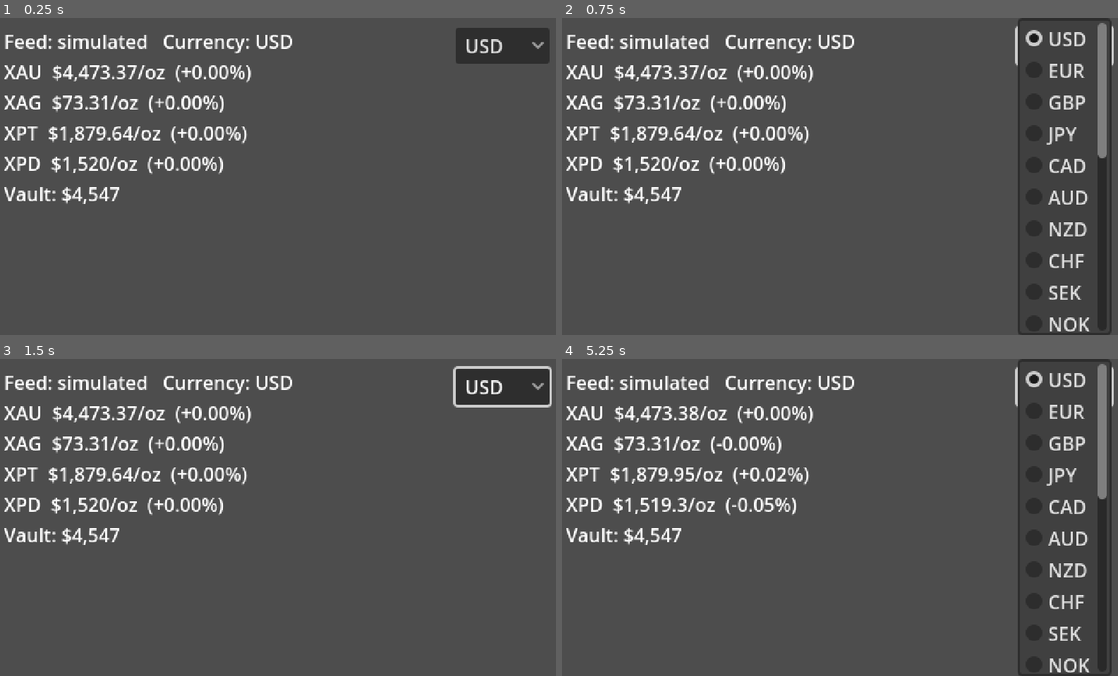
Above: before the commit, frames 1-4 (two rows, left to right).
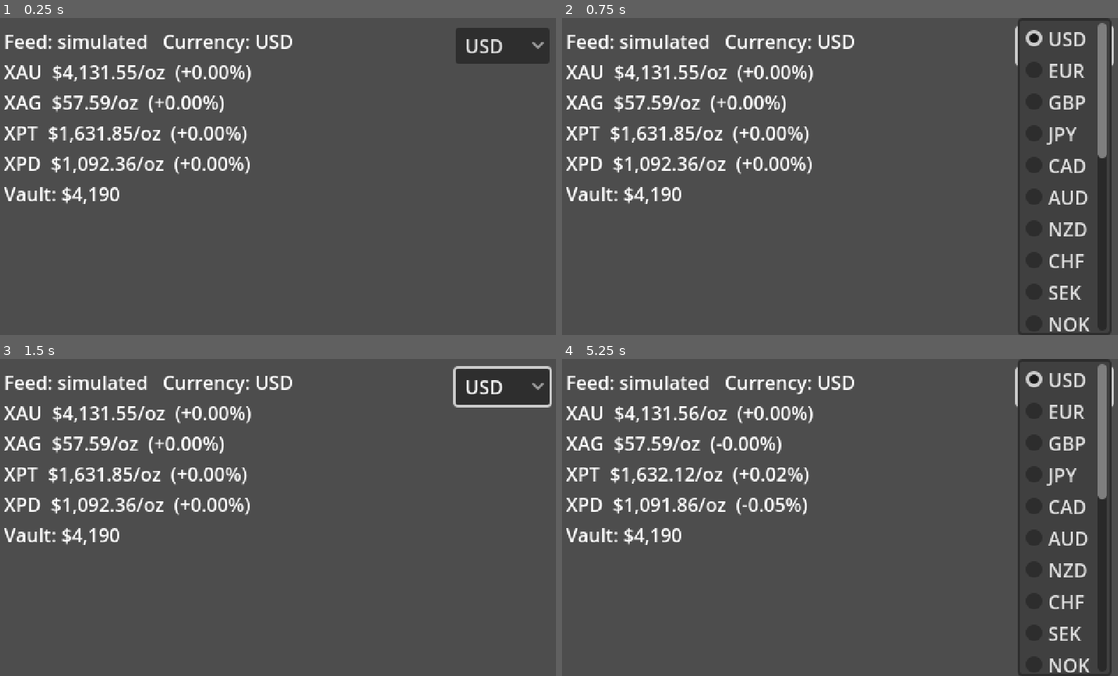
Above: after the commit, the same moments.

Repository: AlexAlphaK/Vaultmanager
Game: Godot game, scene res://scenes/main.tscn
Two runs of this game, one before a commit and one after it. Both use one fixed random seed, a clock stepped at 60 frames per second and the inputs below.
Inputs:
- Up to frame 1 (0.25 s): no input
- Up to frame 2 (0.75 s): click "USD" at 0.5 s
- Up to frame 3 (1.5 s): click "USD" at 1.25 s
- Up to frame 4 (5.25 s): click "USD" at 2 s; tap Enter at 2.75, 4.25 s; tap Space at 3.5, 5 s

The runs differ from the first frame. In frame 1, 1.6% of the frame differs, in the area x 11-45%, y 14-58%; in frame 2, 1.6%; in frame 3, 1.6%; in frame 4, 1.5%.

Commit message:
Store the KV namespace id and reseed offline prices from the live feed
Co-Authored-By: Claude Opus 5.5 (1M context) <noreply@anthropic.com>
Claude-Session: https://claude.ai/code/session_01J21XPDtrVevjRJa9RQgj9Y

Diff:
--- a/autoload/market.gd
+++ b/autoload/market.gd
@@ -36,7 +36,7 @@
 	"EE": "EUR", "LV": "EUR", "LT": "EUR", "LU": "EUR", "MT": "EUR", "CY": "EUR", "HR": "EUR",
 }
 ## Last-resort seed when there is no network and no cache (first launch offline).
-const SEED_PRICES := {"XAU": 4473.37, "XAG": 73.31, "XPT": 1879.64, "XPD": 1520.0}
+const SEED_PRICES := {"XAU": 4131.55, "XAG": 57.59, "XPT": 1631.85, "XPD": 1092.36}
 
 @export var service_url := "https://vault-manager-prices.price-service.workers.dev/prices"
 
Not shown, changed: README.md
Not shown, changed: price-service/wrangler.toml
Not shown, changed: prototype/index.html
